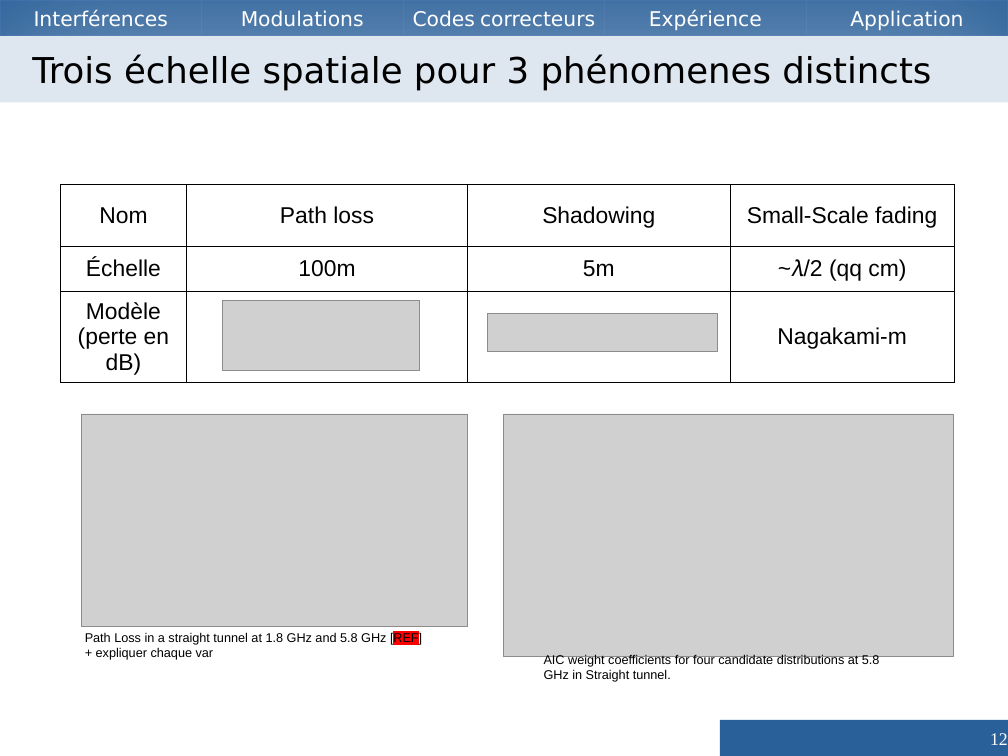
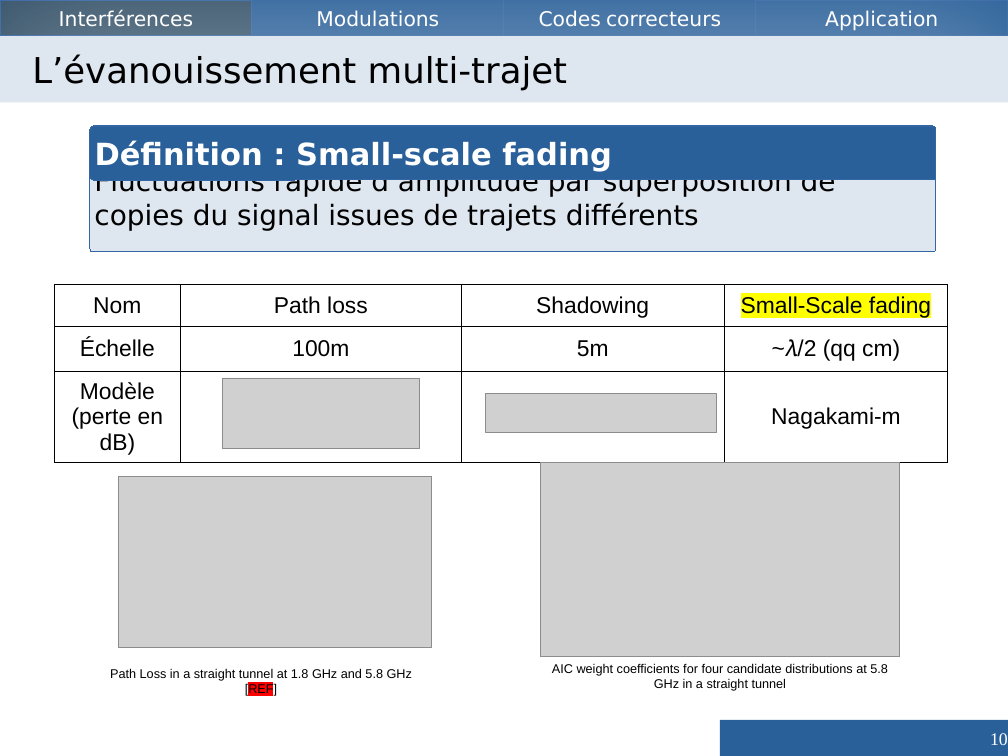
Before and after one commit to Vzrod/tipe, a slide deck: slide 10 of TIPE.odp (slide 12 before the commit). Drawn at 1008x756 pixels with LibreOffice and Linux fonts; fonts in the diff are those of the drawing; grey boxes stand for pictures. Boxes give left, top, right and bottom in pixels: in the first picture for what was removed or moved away, otherwise in the second. Text is boxed around its words. In the diff, an @@ line names an element or a change of style, - is before the commit and + after.

Commit message:
Up pptx

```diff
--- a/TIPE.odp
+++ b/TIPE.odp
@@ rectangle "Interférences": place and size @@
-rectangle "Interférences" at bbox=[0, 0, 201, 36]
+rectangle "Interférences" at bbox=[0, 0, 252, 36]
@@ rectangle "Interférences" at bbox=[0, 0, 252, 36]: fill #2A6099 to #355269 @@
@@ rectangle "Modulations": place and size @@
-rectangle "Modulations" at bbox=[201, 0, 402, 36]
+rectangle "Modulations" at bbox=[252, 0, 505, 36]
@@ rectangle "Codes correcteurs": place and size @@
-rectangle "Codes correcteurs" at bbox=[403, 0, 605, 36]
+rectangle "Codes correcteurs" at bbox=[504, 0, 756, 36]
@@ rectangle removed at bbox=[605, 0, 806, 36] @@
-Expérience
@@ rectangle "Application": place and size @@
-rectangle "Application" at bbox=[807, 0, 1008, 36]
+rectangle "Application" at bbox=[756, 0, 1008, 36]
@@ title at bbox=[32, 54, 567, 90]: text changed @@
-Trois échelle spatiale pour 3 phénomenes distincts
+L’évanouissement multi-trajet
@@ rounded rectangle added at bbox=[90, 126, 936, 252], fill #DEE6EF, outline #3465A4 0 pt, 22 pt, text #000000 @@
+Fluctuations rapide d’amplitude par superposition de copies du signal issues de trajets différents
@@ rounded rectangle added at bbox=[90, 126, 936, 180], fill #2A6099, outline #3465A4 0 pt, 24 pt, text #FFFFFF, bold @@
+Définition : Small-scale fading
@@ table at bbox=[54, 284, 949, 459] @@
@@ highlight none to #FFFF00 in "Small-Scale fading" @@
@@ table: place and size @@
-table at bbox=[60, 185, 955, 379]
+table at bbox=[54, 284, 949, 459]
@@ picture: place and size @@
-picture at bbox=[222, 300, 420, 370]
+picture at bbox=[222, 378, 420, 448]
@@ picture: place and size @@
-picture at bbox=[488, 314, 718, 352]
+picture at bbox=[486, 394, 716, 433]
@@ picture: place and size @@
-picture at bbox=[81, 414, 468, 627]
+picture at bbox=[119, 477, 433, 649]
@@ picture: place and size @@
-picture at bbox=[504, 414, 954, 658]
+picture at bbox=[541, 463, 900, 657]
@@ text at bbox=[96, 647, 214, 660]: paragraph removed @@
-+ expliquer chaque var
@@ text "Path Loss in a straight ...": place and size @@
-text "Path Loss in a straight ..." at bbox=[85, 632, 422, 660]
+text "Path Loss in a straight ..." at bbox=[110, 668, 412, 696]
@@ text "Path Loss in a straight ..." at bbox=[110, 668, 412, 696]: alignment left to centre; more space between paragraphs @@
@@ text at bbox=[552, 663, 888, 691]: text changed @@
-AIC weight coefficients for four candidate distributions at 5.8 GHz in Straight tunnel.
+AIC weight coefficients for four candidate distributions at 5.8 GHz in a straight tunnel
@@ page number at bbox=[990, 733, 1008, 745]: text changed @@
-12
+10
```
Also in this commit, not shown: 36 other slides changed, 13 slides added, 16 slides removed, 3 other files.
